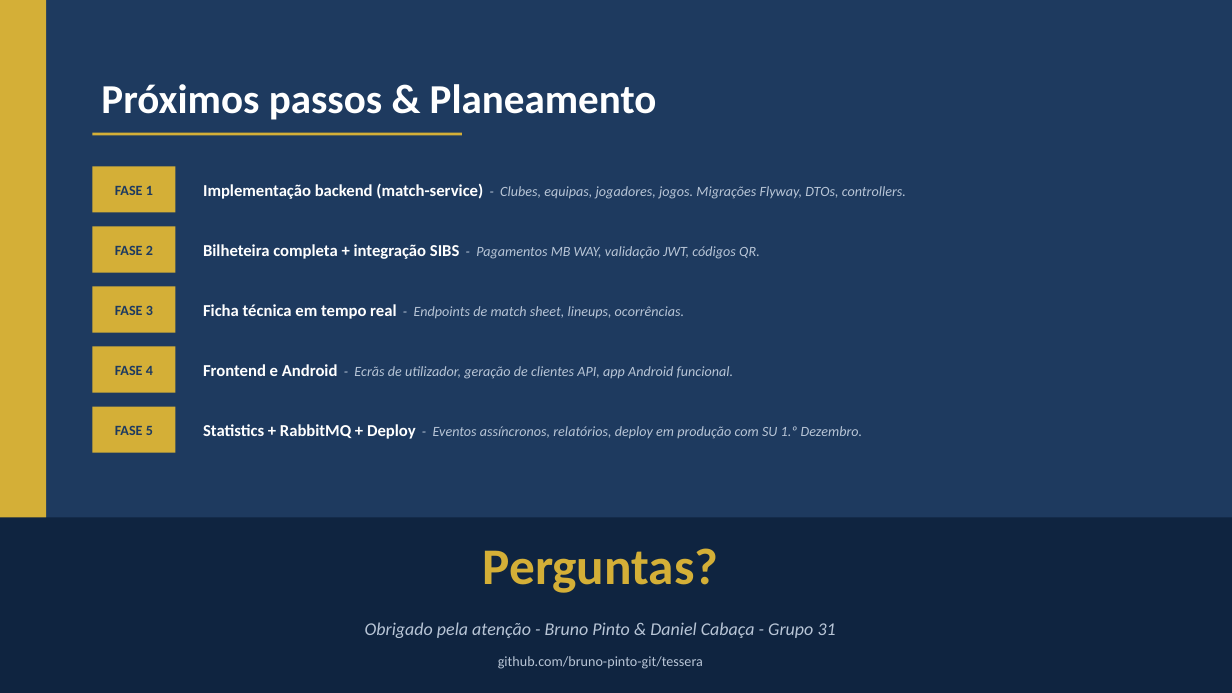
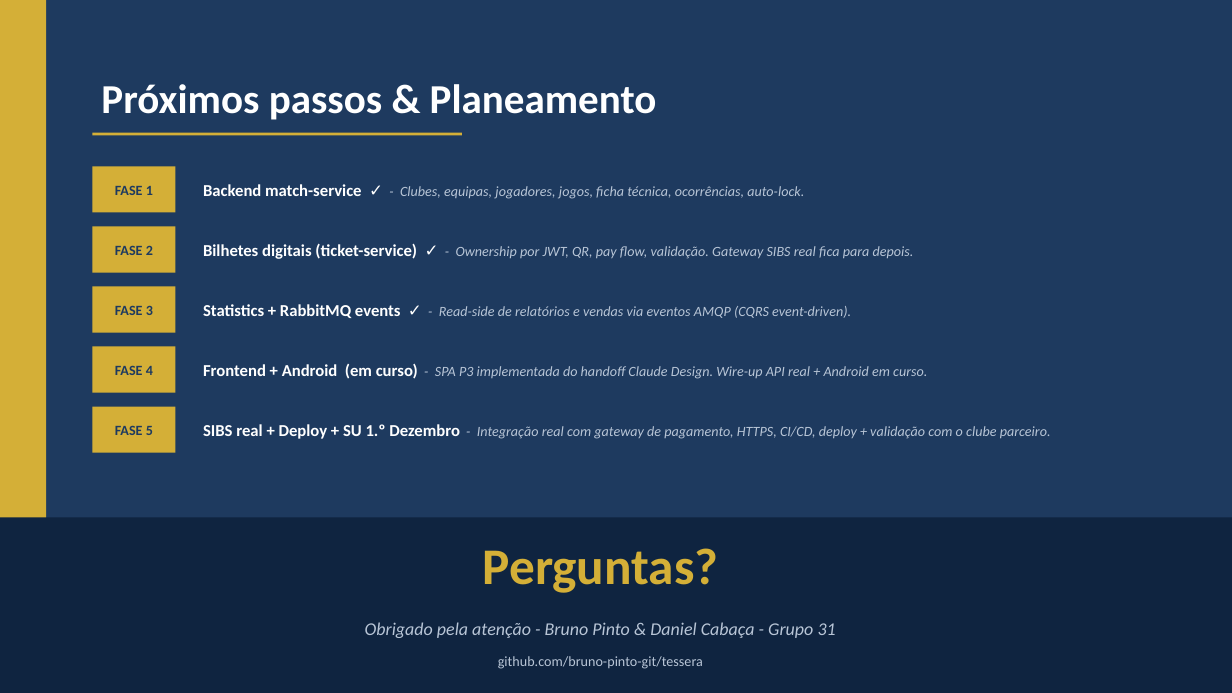
Before and after one commit to bruno-pinto-git/tessera, a slide deck: slide 15 of docs/apG31.pptx (slide 14 before the commit). Drawn at 1232x693 pixels with LibreOffice and Linux fonts; fonts in the diff are those of the drawing. Boxes give left, top, right and bottom in pixels: in the first picture for what was removed or moved away, otherwise in the second. Text is boxed around its words. In the diff, an @@ line names an element or a change of style, - is before the commit and + after.

```diff
--- a/docs/apG31.pptx
+++ b/docs/apG31.pptx
@@ text at (203,184,804,199): text changed @@
-Implementação backend (match-service) - Clubes, equipas, jogadores, jogos. Migrações Flyway, DTOs, controllers.
+Backend match-service ✓ - Clubes, equipas, jogadores, jogos, ficha técnica, ocorrências, auto-lock.
@@ text at (203,244,914,259): text changed @@
-Bilheteira completa + integração SIBS - Pagamentos MB WAY, validação JWT, códigos QR.
+Bilhetes digitais (ticket-service) ✓ - Ownership por JWT, QR, pay flow, validação. Gateway SIBS real fica para depois.
@@ text at (203,304,851,318): text changed @@
-Ficha técnica em tempo real - Endpoints de match sheet, lineups, ocorrências.
+Statistics + RabbitMQ events ✓ - Read-side de relatórios e vendas via eventos AMQP (CQRS event-driven).
@@ text at (203,364,927,379): text changed @@
-Frontend e Android - Ecrãs de utilizador, geração de clientes API, app Android funcional.
+Frontend + Android (em curso) - SPA P3 implementada do handoff Claude Design. Wire-up API real + Android em curso.
@@ text at (203,424,1051,439): text changed @@
-Statistics + RabbitMQ + Deploy - Eventos assíncronos, relatórios, deploy em produção com SU 1.º Dezembro.
+SIBS real + Deploy + SU 1.º Dezembro - Integração real com gateway de pagamento, HTTPS, CI/CD, deploy + validação com o clube parceiro.
```
Also in this commit, not shown: 7 other slides changed, 1 slide added, 1 other file.
